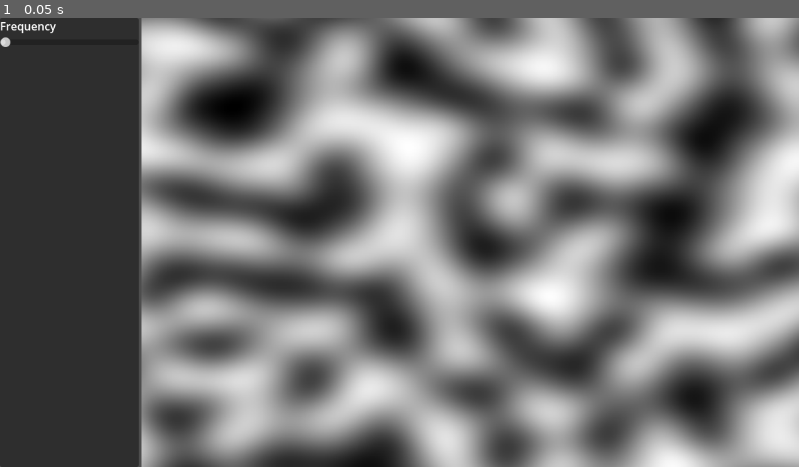
Above: before the commit, frame 1.
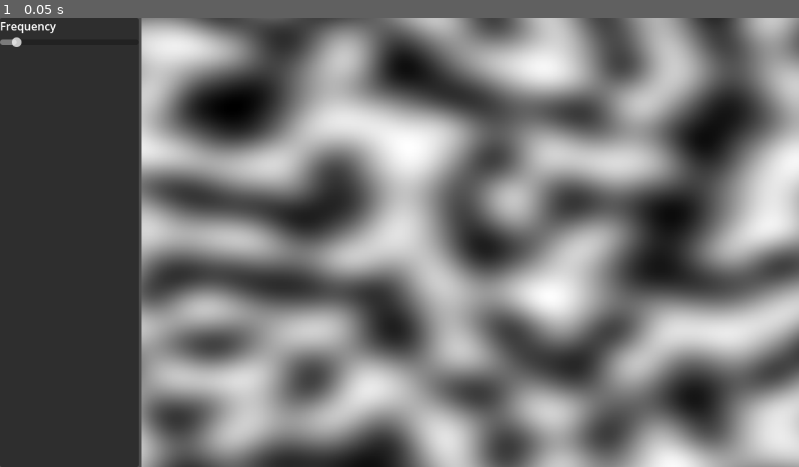
Above: after the commit, the same moment.

Repository: PierreBeur/naive-surface-nets-2d
Game: Godot game, scene res://scenes/main.tscn
The game is run twice, just before and just after one commit, with the same random seed, the same clock (stepped at 60 frames per second) and the same inputs.
Inputs:
- Up to frame 1 (0.05 s): no input

The runs differ from the first frame. In frame 1, less than 0.1% of the frame differs, in the area x 0-3%, y 4-7%.

Commit message:
Update main.tscn

Diff:
--- a/scenes/main.tscn
+++ b/scenes/main.tscn
@@ -41,6 +41,10 @@
 
 [node name="HSlider" type="HSlider" parent="HBoxContainer/Panel/VBoxContainer"]
 layout_mode = 2
+min_value = 0.001
+max_value = 0.1
+step = 0.0
+value = 0.01
 
 [node name="TextureRect" type="TextureRect" parent="HBoxContainer"]
 layout_mode = 2
